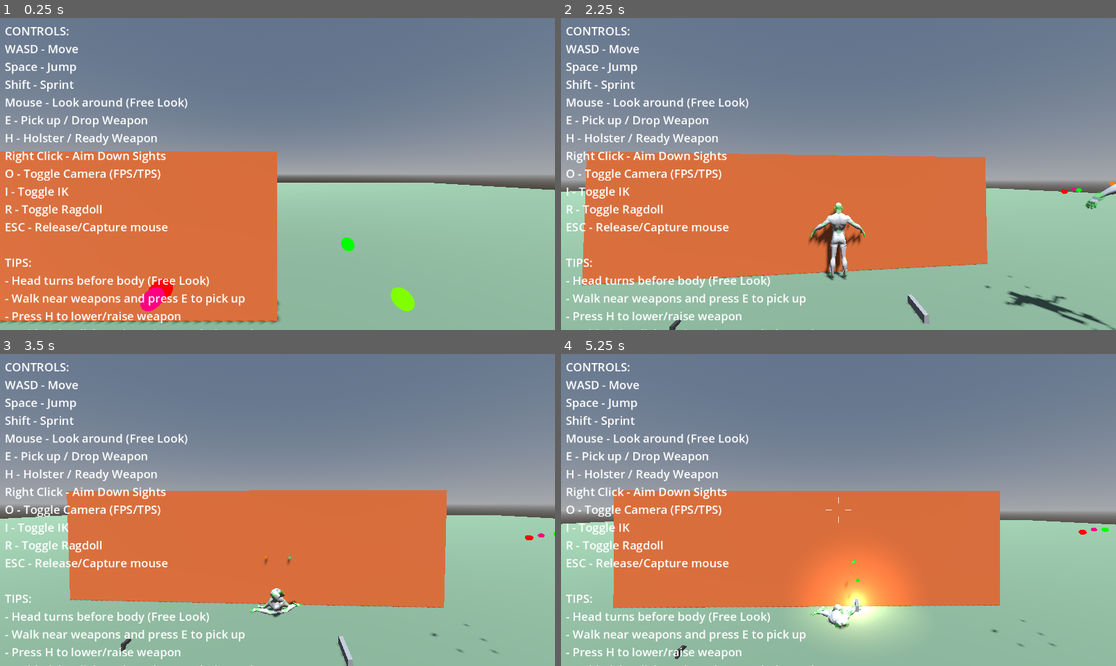
Above: before the commit, frames 1-4 (two rows, left to right).
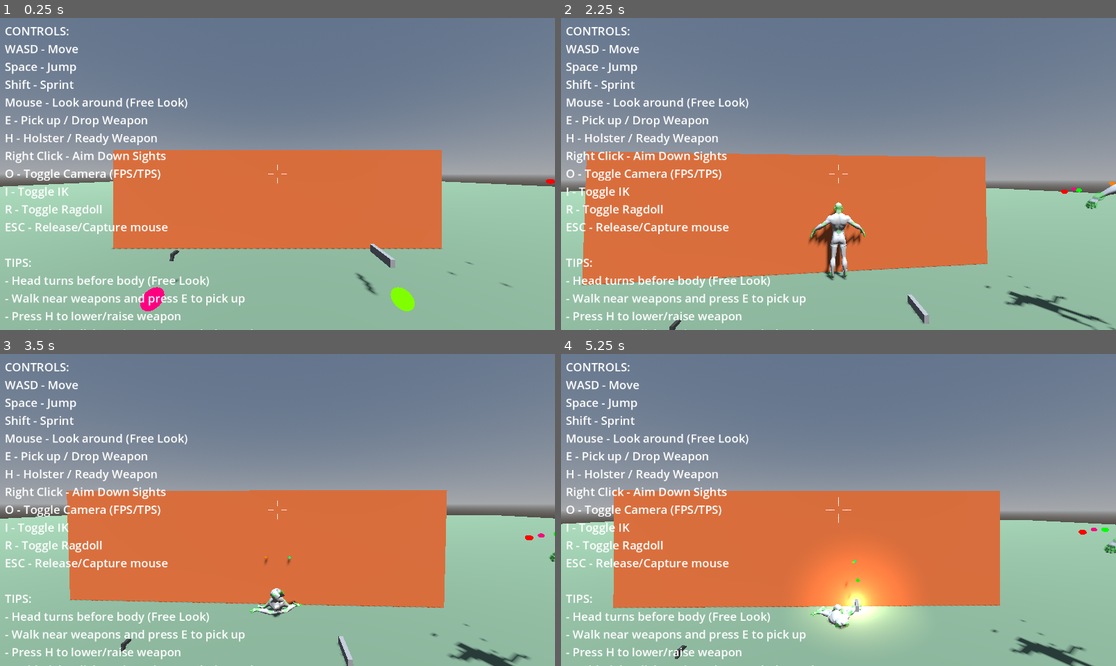
Above: after the commit, the same moments.

Repository: lmf-git/fpsikanimragdoll
Game: Godot game, scene res://world.tscn
Two runs of this game, one before a commit and one after it. Both use one fixed random seed, a clock stepped at 60 frames per second and the inputs below.
Inputs (mouse positions are in pixels of both pictures, inside the frame that each line leads up to):
- Up to frame 1 (0.25 s): no input
- Up to frame 2 (2.25 s): tap Enter at 0.5 s; move the mouse to (866, 174) at 0.52 s; hold Shift (sprint) 0.53-1.28 s; hold W (move_forward) from 0.53 s (still down); click (866, 174) at 0.67 s; tap Space (jump) at 0.77, 1.52 s; move the mouse to (810, 174) at 1.27 s; tap O (toggle_camera) at 1.35 s; move the mouse to (849, 167) at 2.02 s; hold I (toggle_ik) from 2.03 s (still down)
- Up to frame 3 (3.5 s): keep holding W (move_forward); move the mouse to (271, 516) at 2.77 s; release I (toggle_ik) at 2.78 s; tap R (toggle_ragdoll) at 2.85 s; click (271, 516) at 2.92 s; tap Space (jump) at 3.02 s
- Up to frame 4 (5.25 s): keep holding W (move_forward); move the mouse to (877, 513) at 3.52 s; tap E at 3.6 s; tap Space (jump) at 3.77, 4.52 s; move the mouse to (794, 506) at 4.27 s; tap Ctrl at 4.35 s; move the mouse to (844, 510) at 5.02 s; tap H at 5.1 s; click (844, 510) at 5.17 s

The runs differ from the first frame. In frame 1, 27% of the frame differs, in the area x 0-100%, y 42-98%; in frame 2, 0.1%; in frame 3, 0.5%; in frame 4, 0.6%.

Commit message:
Fix PhysicalBone3D API for Godot 4 and disable dummy target processing
PhysicalBone3D API changes:
- Replace set_simulate_physics() method with simulate_physics property
- Godot 4 uses direct property access instead of setter methods
- Fixed in character_controller.gd and dummy_target.gd

Dummy target improvements:
- Disable all processing (process, physics_process, input, unhandled_input)
- Free cameras on dummy target to prevent camera conflicts
- Ensures only main Character node is player-controlled

Diff:
--- a/character_controller.gd
+++ b/character_controller.gd
@@ -2083,7 +2083,7 @@
 		return
 
 	# Enable physics simulation on this bone temporarily
-	physical_bone.set_simulate_physics(true)
+	physical_bone.simulate_physics = true
 
 	# Apply impulse
 	physical_bone.apply_central_impulse(impulse)
@@ -2097,7 +2097,7 @@
 func _recover_bone(physical_bone: PhysicalBone3D):
 	"""Recover a bone from ragdoll state"""
 	if physical_bone and is_instance_valid(physical_bone):
-		physical_bone.set_simulate_physics(false)
+		physical_bone.simulate_physics = false
 		print("Recovered bone: ", physical_bone.bone_name)
 
 func drop_weapon():
--- a/dummy_target.gd
+++ b/dummy_target.gd
@@ -13,8 +13,17 @@
 func _ready():
 	super._ready()
 
-	# Dummy targets don't need player input
+	# Dummy targets don't need player input or processing
 	set_physics_process(false)
+	set_process(false)
+	set_process_input(false)
+	set_process_unhandled_input(false)
+
+	# Disable cameras on dummy target
+	if fps_camera:
+		fps_camera.queue_free()
+	if tps_camera:
+		tps_camera.queue_free()
 
 	# Set up as stationary target
 	print("Dummy target ready: ", name)
@@ -44,7 +53,7 @@
 		return
 
 	# Enable physics simulation on this bone
-	physical_bone.set_simulate_physics(true)
+	physical_bone.simulate_physics = true
 	active_ragdoll_bones.append(physical_bone)
 
 	# Apply impulse
@@ -109,7 +118,7 @@
 				break
 
 		if physical_bone and physical_bone not in active_ragdoll_bones:
-			physical_bone.set_simulate_physics(true)
+			physical_bone.simulate_physics = true
 			active_ragdoll_bones.append(physical_bone)
 			physical_bone.apply_central_impulse(impulse * 0.3)  # Weaker impulse on connected bones
 
@@ -119,7 +128,7 @@
 
 	for bone in active_ragdoll_bones:
 		if bone and is_instance_valid(bone):
-			bone.set_simulate_physics(false)
+			bone.simulate_physics = false
 
 	active_ragdoll_bones.clear()
 	print("All bones recovered")
